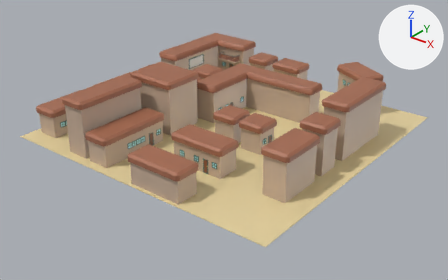
Renders of the Blender file Objects/Houses.blend from each side of a commit.
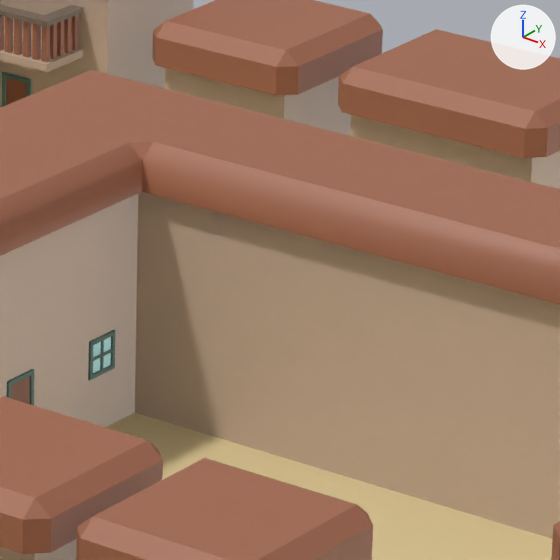
The first picture shows the older version from a 50 mm lens placed at (85.9, -58.4, 47.0), pointed at (23.7, 19.3, -1.3). The close-ups show both versions on the part from 51% to 67% of the width and 19% to 45% of the height of that picture; other places that the commit changed are outside them. Lighting does not change. The marker at upper right points along +X, +Y and +Z.

The first close-up shows 'BalconyBarLong.004', 'Base.005', 'Base.011', 'Base.012', 'Base.013', 'Base.014', 'Floor', 'Roof.010', 'Roof.011', 'Roof.012', 'Roof.017', 'Roof.018'.
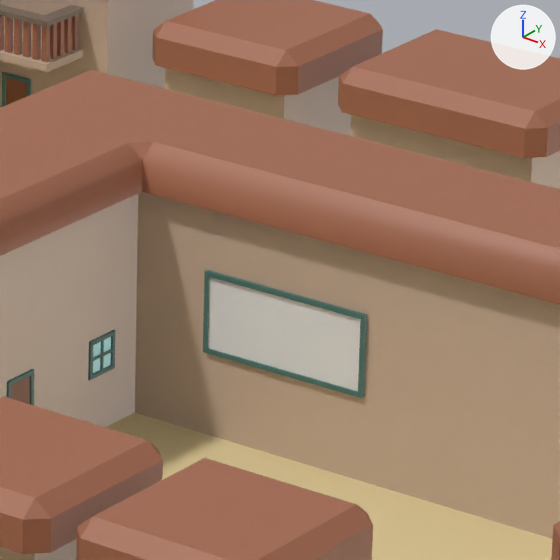
Where the change shows, as pixel boxes (x1, y1, x2, y2) in the close-ups (560 x 560 px):
'Sign.004', added: after (208, 277, 361, 391)
'SignFrame.004', added: after (203, 270, 367, 398)

The edits, one by one:
Material 'Sign.004' (mat_sign_004) is new.
Its base color is (0.8, 0.8, 0.8) (white #e7e7e7).
Mesh me_sign_004 is new.
It is a box spanning x -0.96..0.96, y -2.25..2.25, z -0.03..0.09.
It uses material mat_sign_004 (its picture is missing).
Object 'Sign.004' (ob_sign_004) is new; it shows me_sign_004.
Its parent is ob_signframe_004.
Its matrix parent inverse is Matrix(((0.0, 0.0, 1.0, -4.185), (0.0, -1.0, 0.0, 36.94), (1.0, 0.0, 0.0, -2.148), (0.0, 0.0, 0.0, 1.0))).
Its location is (2.087, 36.94, 4.185).
Its rotation in degrees is (-180, -90, 0).
Object 'SignFrame.004' (ob_signframe_004) is new; it shows a copy of the mesh of ob_signframe_001.
Its location is (23.91, 31.56, 3.25).
Its rotation in degrees is (90, -90, 0).
